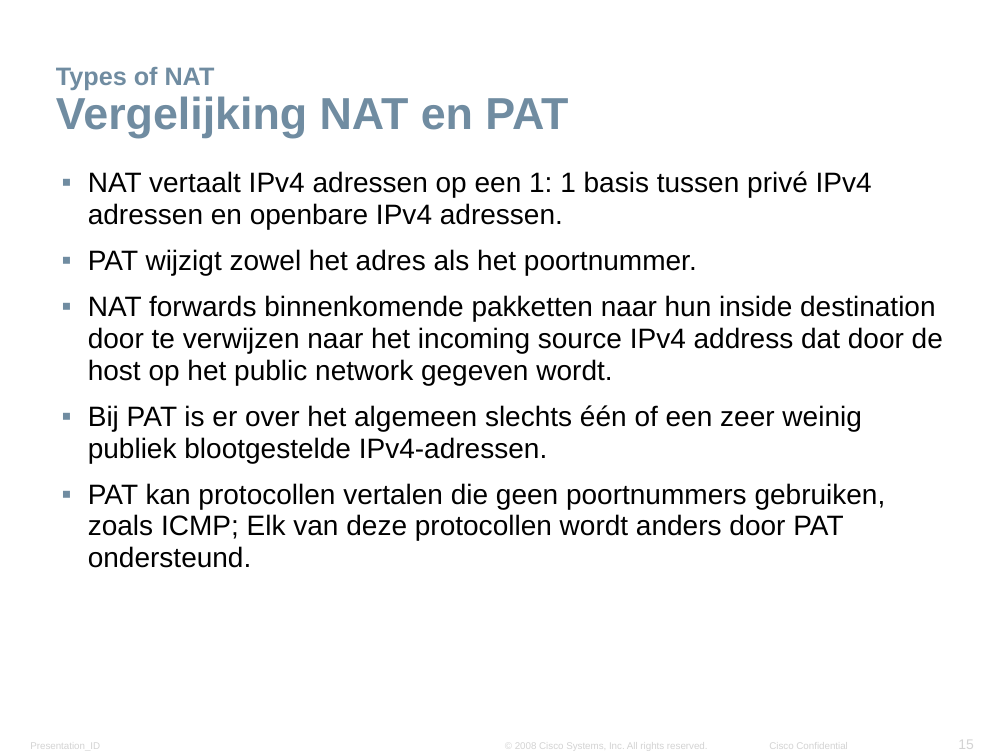
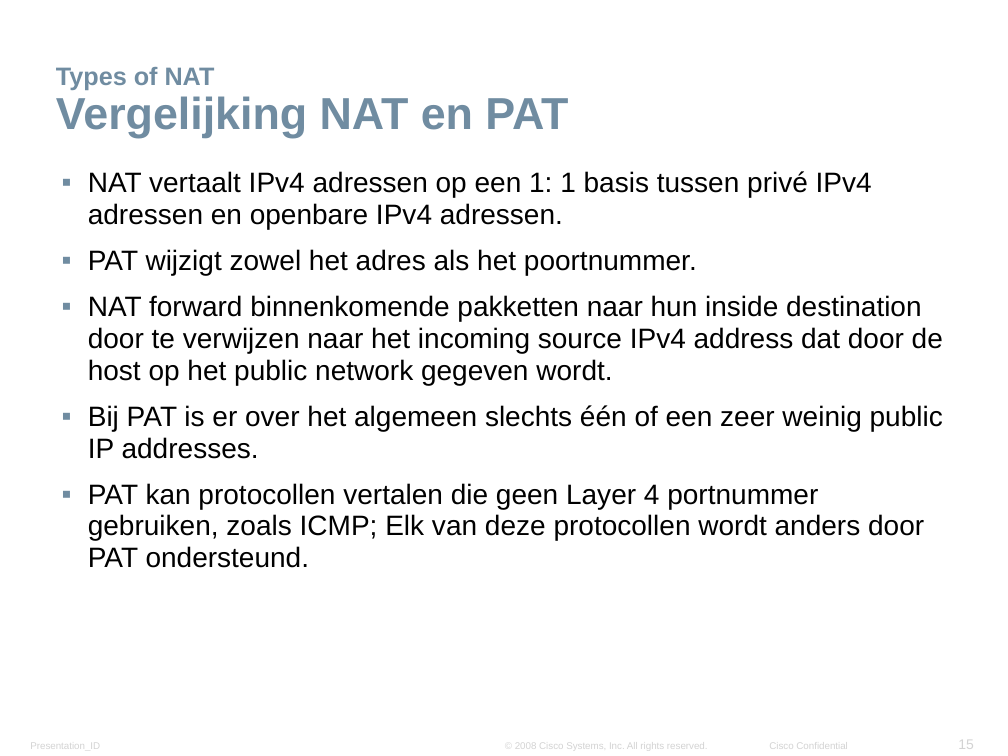
Before and after one commit to kenzot11/Presentatie-NAT, a slide deck: slide 15 of Networking Advanced - Chapter5 - NAT.pptx. Drawn at 1008x756 pixels with LibreOffice and Linux fonts; fonts in the diff are those of the drawing; background and template pictures are left out. Boxes give left, top, right and bottom in pixels: in the first picture for what was removed or moved away, otherwise in the second. Text is boxed around its words. In the diff, an @@ line names an element or a change of style, - is before the commit and + after.

```diff
--- a/Networking Advanced - Chapter5 - NAT.pptx
+++ b/Networking Advanced - Chapter5 - NAT.pptx
@@ text at (88, 295, 943, 568): text changed @@
-▪ NAT forwards binnenkomende pakketten naar hun inside destination door te verwijzen naar het incoming source IPv4 address dat door de host op het public network gegeven wordt.
-▪ Bij PAT is er over het algemeen slechts één of een zeer weinig publiek blootgestelde IPv4-adressen.
-▪ PAT kan protocollen vertalen die geen poortnummers gebruiken, zoals ICMP; Elk van deze protocollen wordt anders door PAT ondersteund.
+▪ NAT forward binnenkomende pakketten naar hun inside destination door te verwijzen naar het incoming source IPv4 address dat door de host op het public network gegeven wordt.
+▪ Bij PAT is er over het algemeen slechts één of een zeer weinig public IP addresses.
+▪ PAT kan protocollen vertalen die geen Layer 4 portnummer gebruiken, zoals ICMP; Elk van deze protocollen wordt anders door PAT ondersteund.
```
Also in this commit, not shown: 5 other slides changed.
